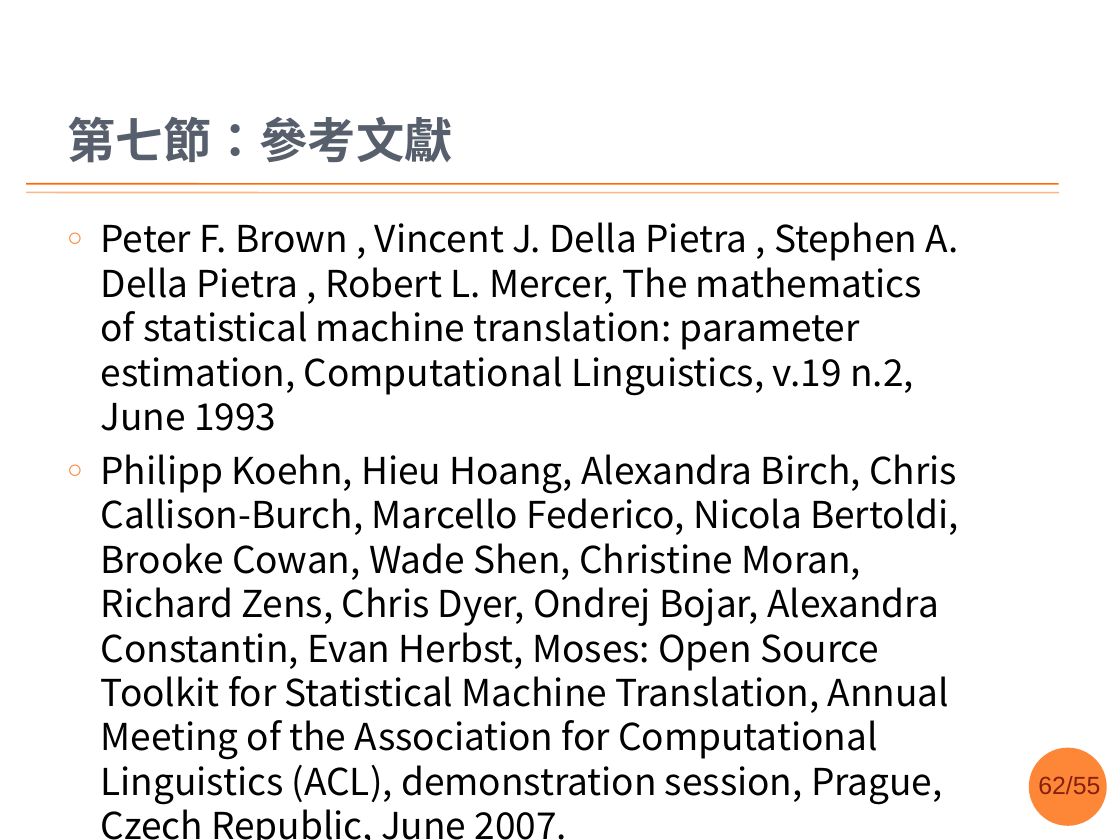
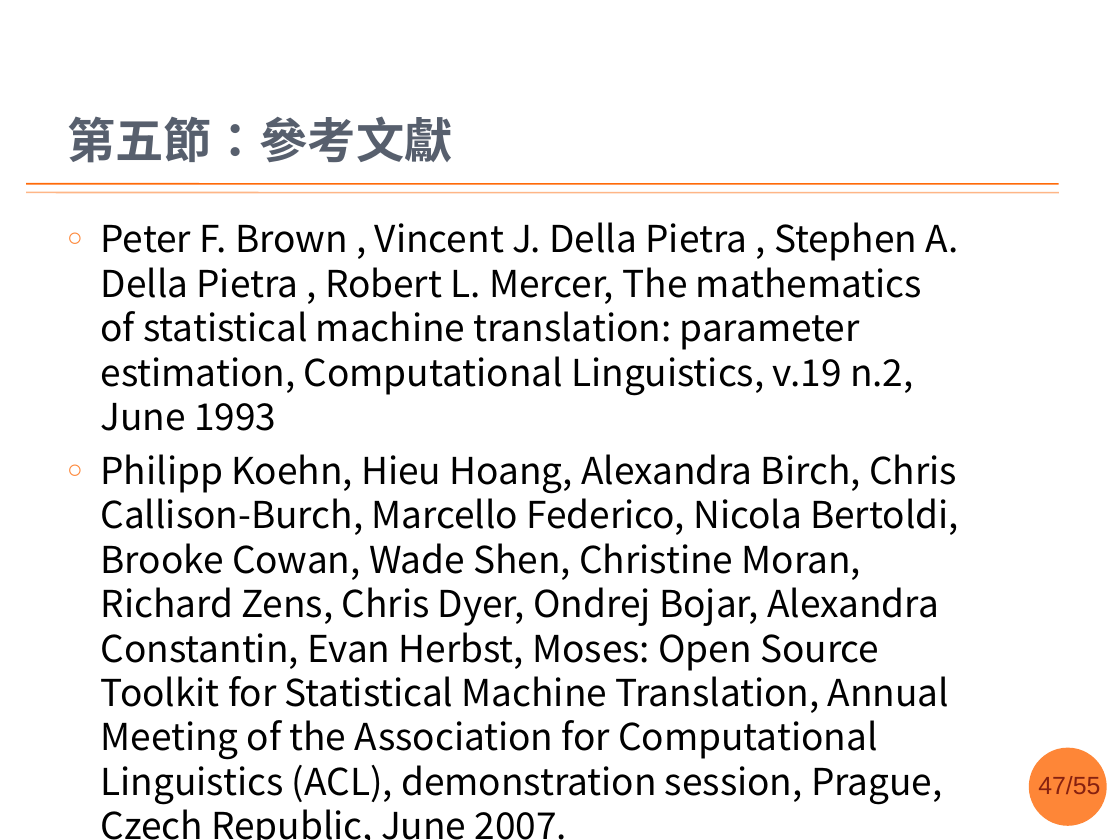
Before and after one commit to sih4sing5hong5/po3-ko3_tau5-iann2-phinn3, a slide deck: slide 47 of 翻譯報告.pptx (slide 62 before the commit). Drawn at 1120x840 pixels with LibreOffice and Linux fonts; fonts in the diff are those of the drawing; background and template pictures are left out. Boxes give left, top, right and bottom in pixels: in the first picture for what was removed or moved away, otherwise in the second. Text is boxed around its words. In the diff, an @@ line names an element or a change of style, - is before the commit and + after.

Commit message:
架構巡好矣，賰實驗佮文獻 丞宏

```diff
--- a/翻譯報告.pptx
+++ b/翻譯報告.pptx
@@ title at <box>67,116,453,163</box>: text changed @@
-第七節：參考文獻
+第五節：參考文獻
@@ page number at <box>1038,776,1100,794</box>: text changed @@
-62/55
+47/55
```
Also in this commit, not shown: 9 other slides changed, 1 slide removed.
